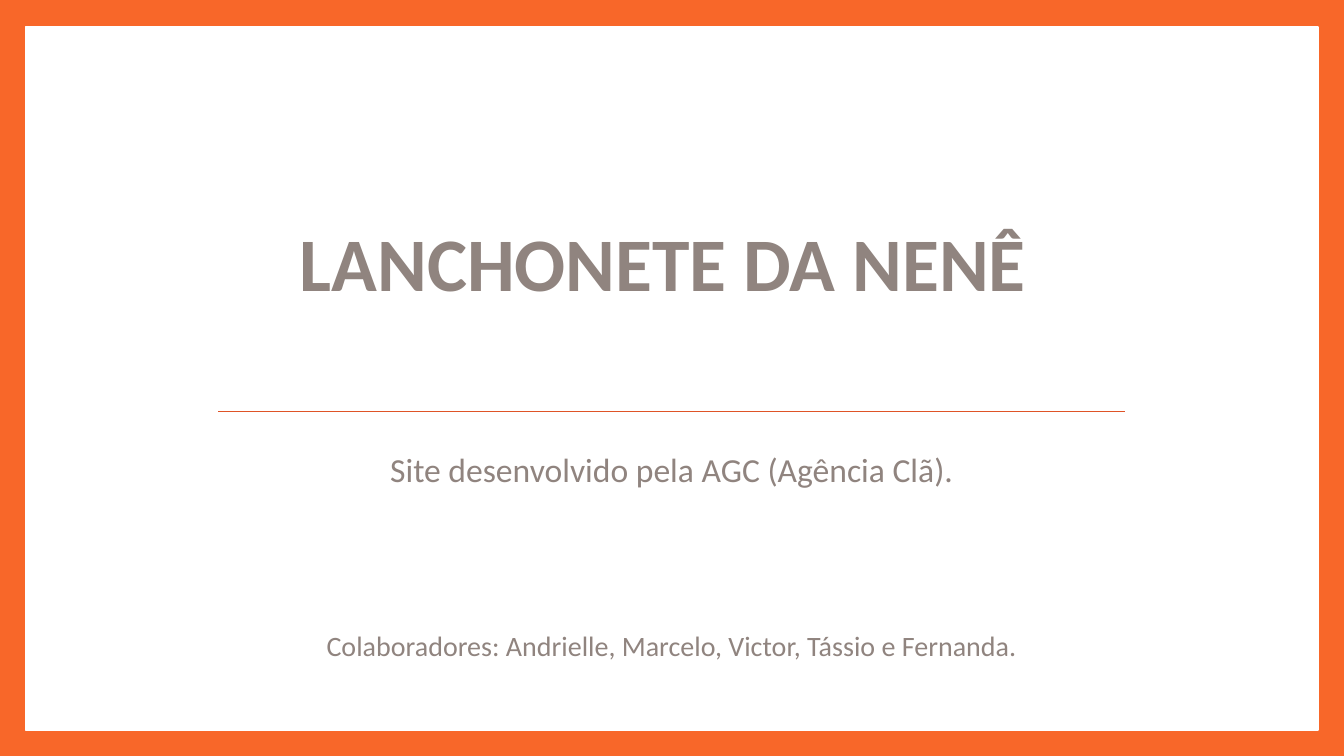
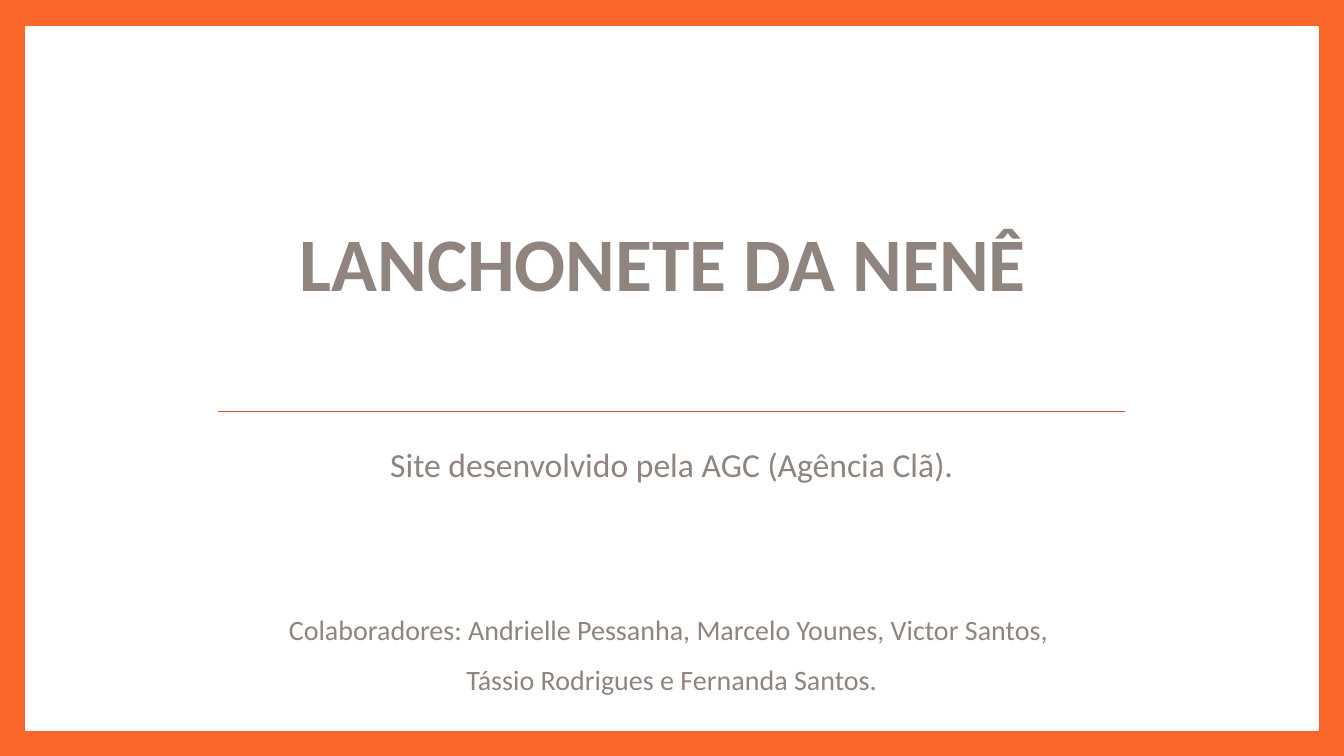
Before and after one commit to marceloydm/resilia-atv-grupo01, a slide deck: slide 1 of slideDoSquad.pptx. Drawn at 1344x756 pixels with LibreOffice and Linux fonts; fonts in the diff are those of the drawing. Boxes give left, top, right and bottom in pixels: in the first picture for what was removed or moved away, otherwise in the second. Text is boxed around its words. In the diff, an @@ line names an element or a change of style, - is before the commit and + after.

Commit message:
Slide

```diff
--- a/slideDoSquad.pptx
+++ b/slideDoSquad.pptx
@@ subtitle at [390,452,953,483]: line spacing 1 to 0.9 @@
@@ subtitle at [289,620,1048,695]: text changed @@
-Colaboradores: Andrielle, Marcelo, Victor, Tássio e Fernanda.
+Colaboradores: Andrielle Pessanha, Marcelo Younes, Victor Santos,
+Tássio Rodrigues e Fernanda Santos.
```
